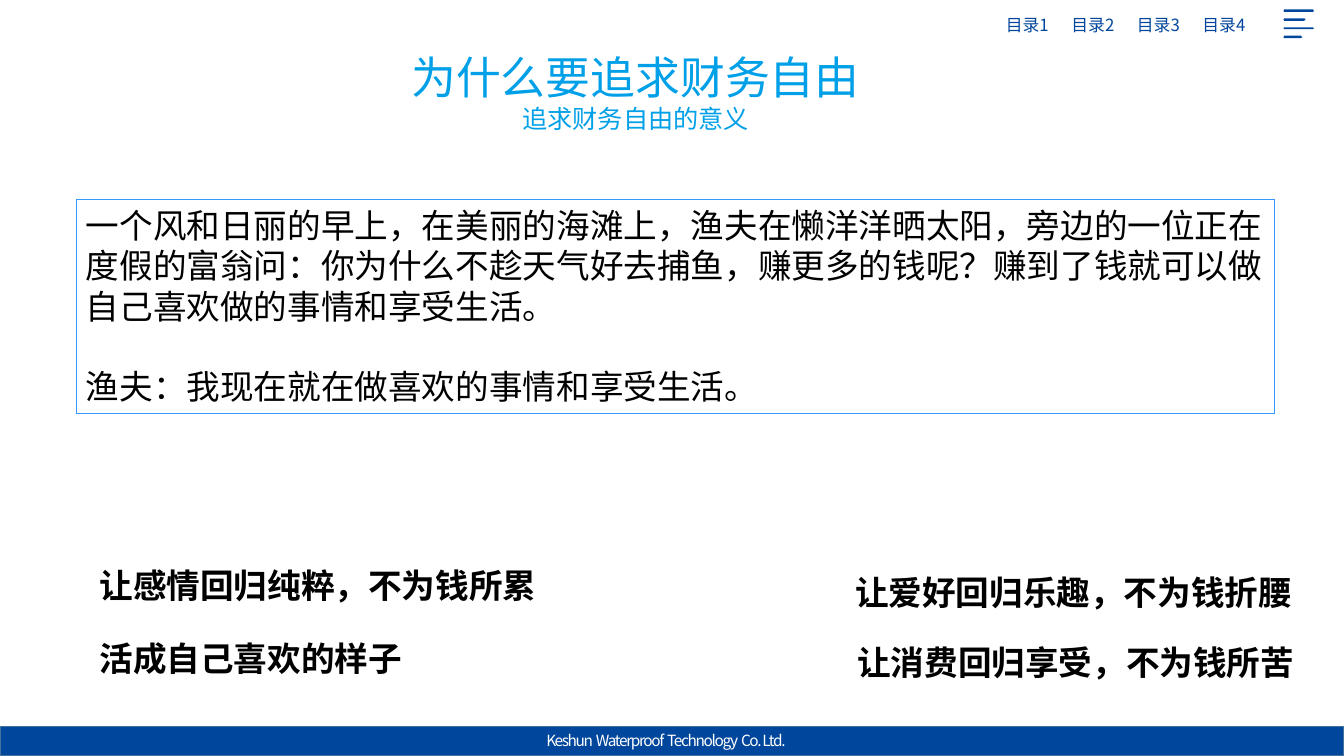
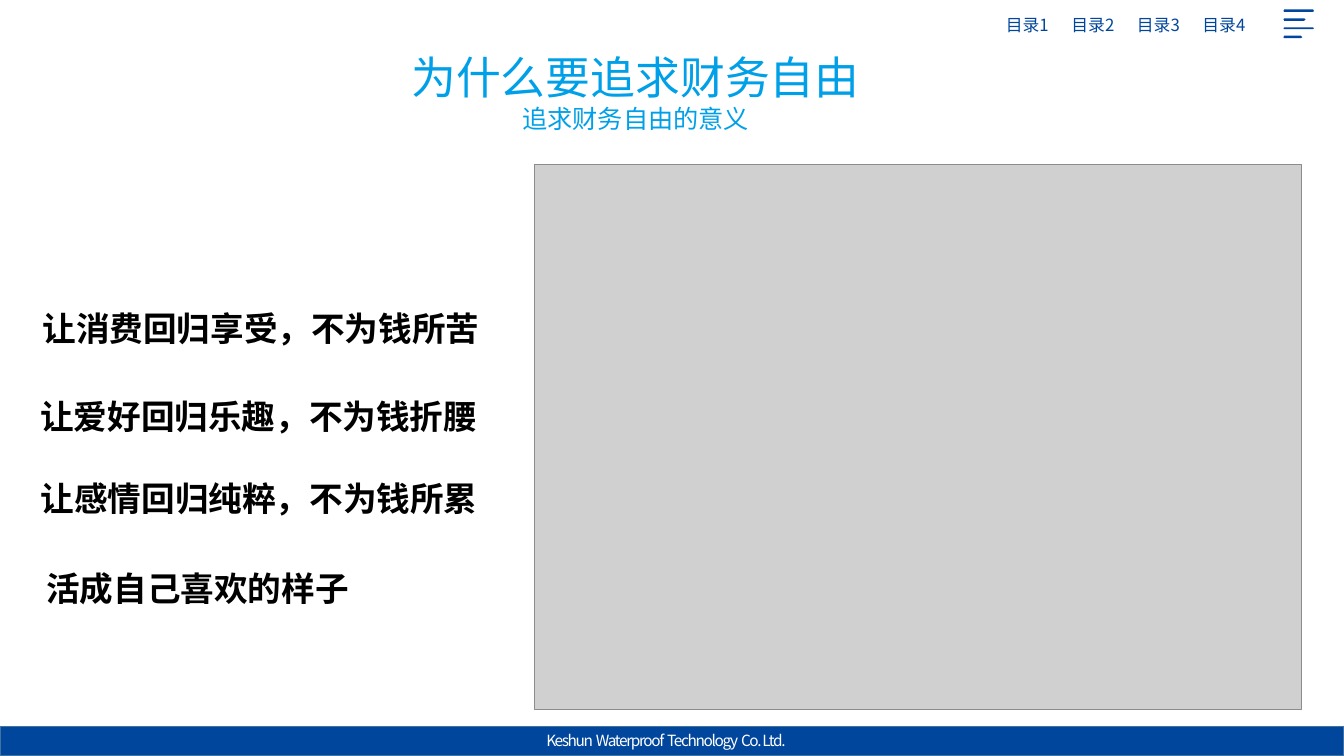
Before and after one commit to Jack-liangqihua/ABAP_CODER, a slide deck: slide 9 of 专题研究/晨会主题/201904财务自由.pptx. Drawn at 1344x756 pixels with LibreOffice and Linux fonts; fonts in the diff are those of the drawing; grey boxes stand for pictures; background and template pictures are left out. Boxes give left, top, right and bottom in pixels: in the first picture for what was removed or moved away, otherwise in the second. Text is boxed around its words. In the diff, an @@ line names an element or a change of style, - is before the commit and + after.

```diff
--- a/专题研究/晨会主题/201904财务自由.pptx
+++ b/专题研究/晨会主题/201904财务自由.pptx
@@ picture added at (535, 164, 1303, 709) @@
@@ rectangle removed at (76, 200, 1274, 413) @@
-一个风和日丽的早上，在美丽的海滩上，渔夫在懒洋洋晒太阳，旁边的一位正在度假的富翁问：你为什么不趁天气好去捕鱼，赚更多的钱呢？赚到了钱就可以做自己喜欢做的事情和享受生活。
-渔夫：我现在就在做喜欢的事情和享受生活。
@@ text "让消费回归享受，不为钱所苦": place and size @@
-text "让消费回归享受，不为钱所苦" at (857, 646, 1294, 680)
+text "让消费回归享受，不为钱所苦" at (43, 312, 480, 346)
@@ text "让爱好回归乐趣，不为钱折腰": place and size @@
-text "让爱好回归乐趣，不为钱折腰" at (855, 576, 1292, 610)
+text "让爱好回归乐趣，不为钱折腰" at (40, 400, 477, 434)
@@ text "让感情回归纯粹，不为钱所累": place and size @@
-text "让感情回归纯粹，不为钱所累" at (100, 569, 537, 603)
+text "让感情回归纯粹，不为钱所累" at (41, 482, 478, 516)
@@ text "活成自己喜欢的样子": place and size @@
-text "活成自己喜欢的样子" at (100, 642, 402, 674)
+text "活成自己喜欢的样子" at (46, 572, 348, 604)
```
Also in this commit, not shown: 2 other slides changed, 1 slide added.
